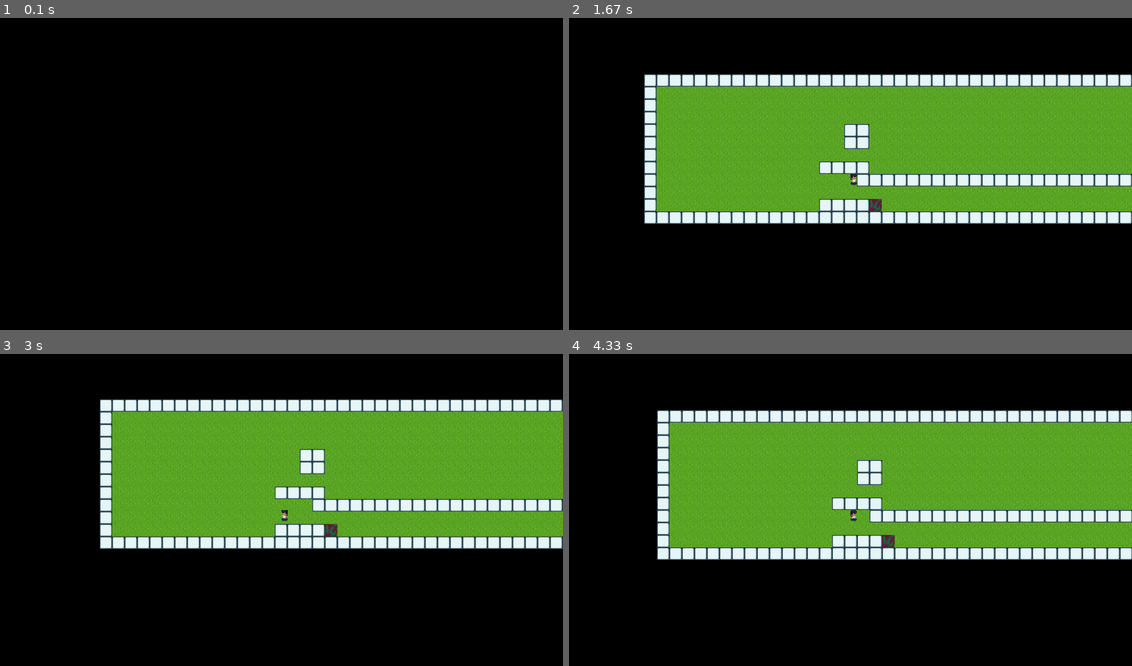
Above: before the commit, frames 1-4 (two rows, left to right).
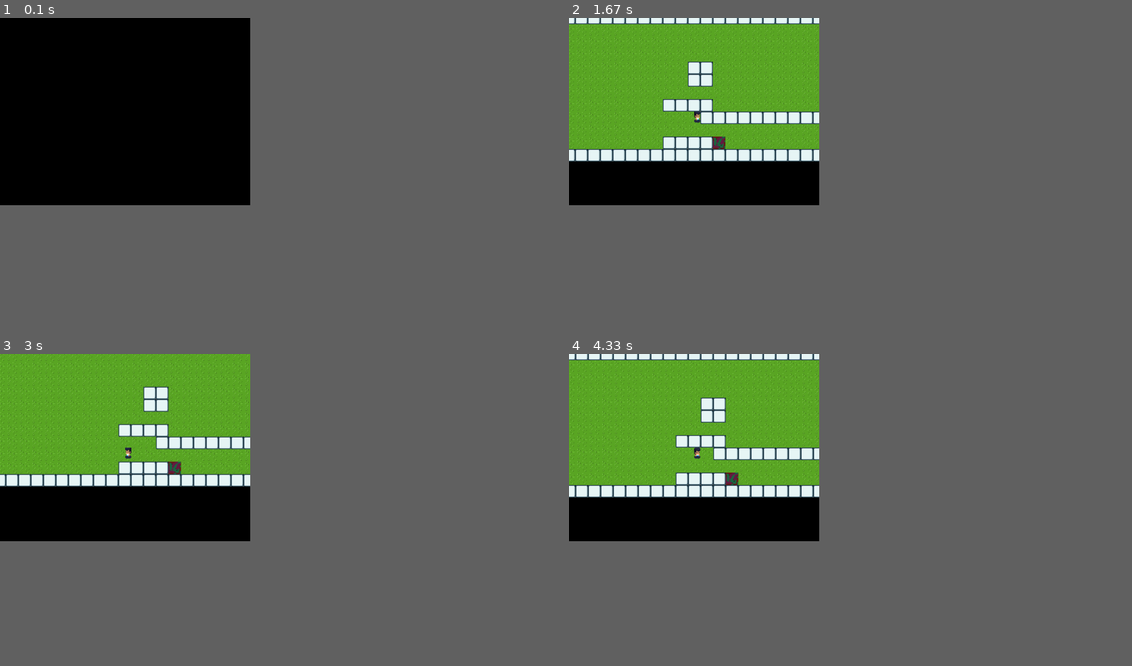
Above: after the commit, the same moments.

Repository: njtan142/py_game_practice
Game: pygame game, started from main.py
Same seed, same stepped clock (60 frames per second), same inputs: the game is played once before the commit and once after it.
Inputs:
- Up to frame 1 (0.1 s): no input
- Up to frame 2 (1.67 s): tap Enter at 0.33 s; hold D 0.67-1.13 s; hold W 1.17-1.47 s; hold D from 1.5 s (still down)
- Up to frame 3 (3 s): release D at 1.97 s; hold A 2-2.53 s; hold S 2.57-2.87 s; hold A from 2.9 s (still down)
- Up to frame 4 (4.33 s): release A at 3.3 s; hold W 3.33-3.7 s; hold D from 3.73 s (still down)
In our replay, the window is 900x500 before the commit and 400x300 after it. These sizes can differ from the game's own. Grey fills any space a smaller window leaves; there, only what the larger window draws over its background counts as a difference.

The runs differ from the first frame. In frame 1, only the window size differs. In frame 2, 49% of the frame differs, in the area x 0-100%, y 0-66%; in frame 3, 48%; in frame 4, 49%.

Commit message:
implemented layered rendering

Diff:
--- a/Scripts/animation.py
+++ b/Scripts/animation.py
@@ -6,9 +6,9 @@
         self.duration = duration
         self.counter = 0
 
-    def play(self, screen, time_delta, x, y):
+    def play(self, screen, time_delta, object):
         self.counter += time_delta
         index = self.counter / self.duration * (len(self.image_list))
-        screen.blit(self.image_list[round(index - 1)], (x, y))
+        object.image = self.image_list[round(index - 1)]
         if self.counter >= self.duration:
             self.counter -= self.duration
--- a/Scripts/animationc.py
+++ b/Scripts/animationc.py
@@ -12,10 +12,10 @@
         anim = Anim(name, image_list, duration)
         self.animation_list.append(anim)
 
-    def play_animation(self, name, screen, time_delta, x, y):
+    def play_animation(self, name, screen, time_delta, object):
         for anim in self.animation_list:
             if anim.name == name:
-                anim.play(screen, time_delta, x, y)
+                anim.play(screen, time_delta, object)
 
     def set_state(self, state):
         self.state.set_state(state)
--- a/Scripts/object.py
+++ b/Scripts/object.py
@@ -4,7 +4,7 @@
 
 class Object:
 
-    def __init__(self, x, y, image, centered=False, is_player=False):
+    def __init__(self, x, y, image, centered=False, is_player=False, layer=0):
         self.anim_c = None
         self.collision = True
         self.loop = 1
@@ -28,6 +28,7 @@
             self.rect = pygame.rect.Rect(self.x, self.y, image.get_width(), image.get_height())
         if not self.collision:
             self.rect = None
+        self.layer = layer
 
     def update(self, screen):
         x = self.x
@@ -94,6 +95,9 @@
             self.x = self.rect.x
             self.y = self.rect.y
 
+
+
+
     def check_collision(self, walls):
         for obj in walls:
             if obj == self:
--- /dev/null
+++ b/Scripts/renderer.py
@@ -0,0 +1,25 @@
+class Renderer:
+
+    def __init__(self):
+        self.render_dict = {}
+        self.render_list = []
+
+    def add(self, objects):
+        if type(objects) == list:
+            for object in objects:
+                try:
+                    self.render_dict[object.layer]
+                except:
+                    self.render_dict[object.layer] = []
+                    self.render_list.append(object.layer)
+                self.render_dict[object.layer].append(object)
+        else:
+            self.render_list.append(objects.layer)
+            self.render_dict[objects.layer] = objects
+        self.render_list.sort()
+
+
+    def render(self, screen):
+        for key in self.render_list:
+            for object in self.render_dict[key]:
+                object.update(screen)
--- a/game.py
+++ b/game.py
@@ -3,6 +3,7 @@
 from Scripts.animationc import animationC
 from Scripts.level import Level
 from Scripts.levelmanager import LevelManager
+from Scripts.renderer import Renderer
 import sys
 import os
 
@@ -148,7 +149,7 @@
         ]
         player_anim_controller.add_animation("idle down", self.player_idle_down, 1)
 
-        self.player = Obj(0, self.screen.get_height() / 2, self.player_img, False, True)
+        self.player = Obj(0, self.screen.get_height() / 2, self.player_img, False, True, 1)
         self.player.anim_c = player_anim_controller
 
         # block image
@@ -169,7 +170,7 @@
         self.levels.levels_dict["level1"] = Level('level1', get_layout('Levels/level1.txt'), self.block_img_list, self.block_collisions, self.player)
         self.levels.active_level = self.levels.levels_dict["level1"]
         self.block_object_list = self.levels.active_level.objects
-        print(len(self.block_object_list))
+
         # frames counter (FPS)
         self.fps = 0
 
@@ -185,6 +186,11 @@
         self.camera = Cam(camera_obj, self.object_list, self.player)
         self.rel = True
 
+        #layer rendering
+        self.renderer = Renderer()
+        self.renderer.add(self.object_list)
+
+
     def run(self, time_delta):
         # frames per second handler(optional)
         # clock.tick(60)
@@ -203,37 +209,33 @@
 
         self.camera.update(self.object_list)
         # first layer update
-        for obj in self.block_object_list:
-            obj.update(self.screen)
+        self.renderer.render(self.screen)
 
         # player update
         # animation logics
         if vertical == 1:
             self.player.anim_c.set_state('walk down')
-            self.player.anim_c.play_animation("walk down", self.screen, time_delta, self.player.x, self.player.y)
+            self.player.anim_c.play_animation("walk down", self.screen, time_delta, self.player)
         elif vertical == -1:
             self.player.anim_c.set_state('walk up')
-            self.player.anim_c.play_animation("walk up", self.screen, time_delta, self.player.x, self.player.y)
+            self.player.anim_c.play_animation("walk up", self.screen, time_delta, self.player)
         elif horizontal == 1:
             self.player.anim_c.set_state('walk right')
-            self.player.anim_c.play_animation("walk right", self.screen, time_delta, self.player.x, self.player.y)
+            self.player.anim_c.play_animation("walk right", self.screen, time_delta, self.player)
         elif horizontal == -1:
             self.player.anim_c.set_state('walk left')
-            self.player.anim_c.play_animation("walk left", self.screen, time_delta, self.player.x, self.player.y)
+            self.player.anim_c.play_animation("walk left", self.screen, time_delta, self.player)
 
         if vertical == 0 and horizontal == 0:
             player_state = self.player.anim_c.get_state()
             if 'down' in player_state:
-                self.player.anim_c.play_animation("idle down", self.screen, time_delta, self.player.x,
-                                                  self.player.y)
+                self.player.anim_c.play_animation("idle down", self.screen, time_delta, self.player)
             if 'up' in player_state:
-                self.player.anim_c.play_animation("idle up", self.screen, time_delta, self.player.x, self.player.y)
+                self.player.anim_c.play_animation("idle up", self.screen, time_delta, self.player)
             if 'left' in player_state:
-                self.player.anim_c.play_animation("idle left", self.screen, time_delta, self.player.x,
-                                                  self.player.y)
+                self.player.anim_c.play_animation("idle left", self.screen, time_delta, self.player)
             if 'right' in player_state:
-                self.player.anim_c.play_animation("idle right", self.screen, time_delta, self.player.x,
-                                                  self.player.y)
+                self.player.anim_c.play_animation("idle right", self.screen, time_delta, self.player)
 
         # screen update
         self.pygame.display.update()
--- a/main.py
+++ b/main.py
@@ -28,7 +28,7 @@
 
 # pygame initialization
 pygame.init()
-screen = pygame.display.set_mode((1440, 800))
+screen = pygame.display.set_mode((640, 480))
 scene_manager = SceneManager()
 game_scene = Scene(Game(pygame, screen))
 scene_manager.scenes["game_scene"] = game_scene
